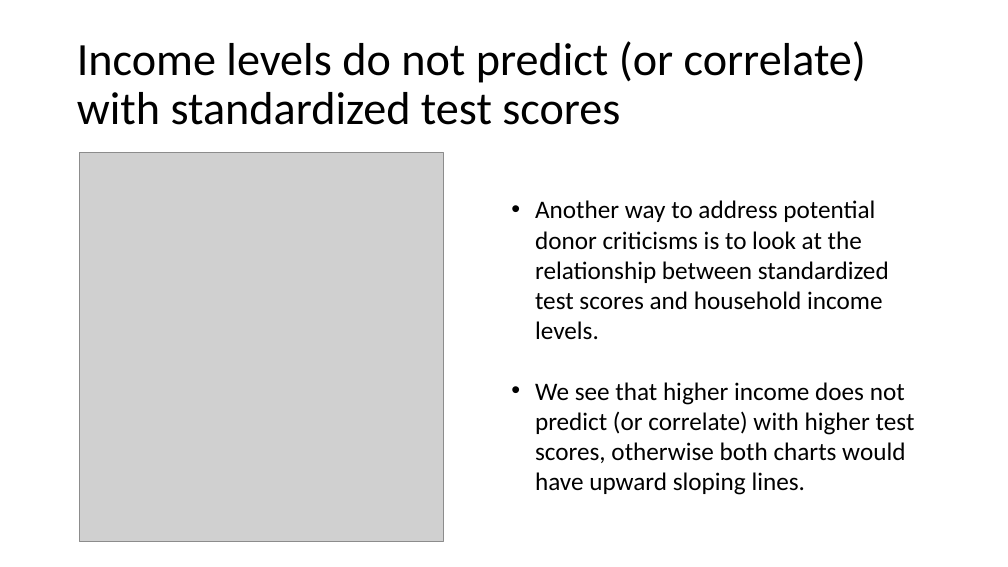
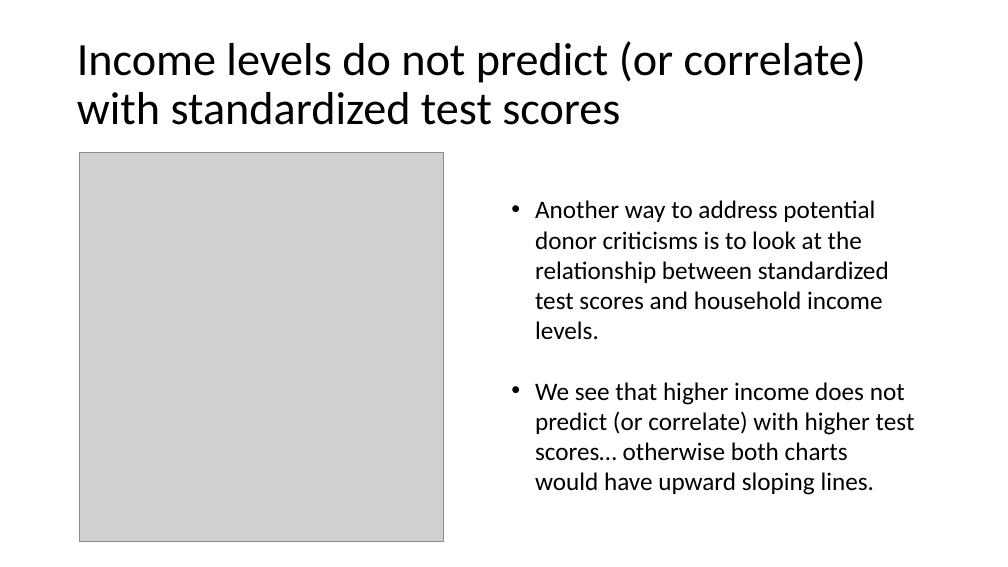
Before and after one commit to ngwtl/DSI-SG-24-projects, a slide deck: slide 9 of project_1/ethan-project1-presentation.pptx. Drawn at 1008x567 pixels with LibreOffice and Linux fonts; fonts in the diff are those of the drawing; grey boxes stand for pictures. Boxes give left, top, right and bottom in pixels: in the first picture for what was removed or moved away, otherwise in the second. Text is boxed around its words. In the diff, an @@ line names an element or a change of style, - is before the commit and + after.

```diff
--- a/project_1/ethan-project1-presentation.pptx
+++ b/project_1/ethan-project1-presentation.pptx
@@ text at bbox=[535, 382, 915, 495]: text changed @@
-• We see that higher income does not predict (or correlate) with higher test scores, otherwise both charts would have upward sloping lines.
+• We see that higher income does not predict (or correlate) with higher test scores… otherwise both charts would have upward sloping lines.
```
Also in this commit, not shown: 4 other slides changed, 3 other files.
